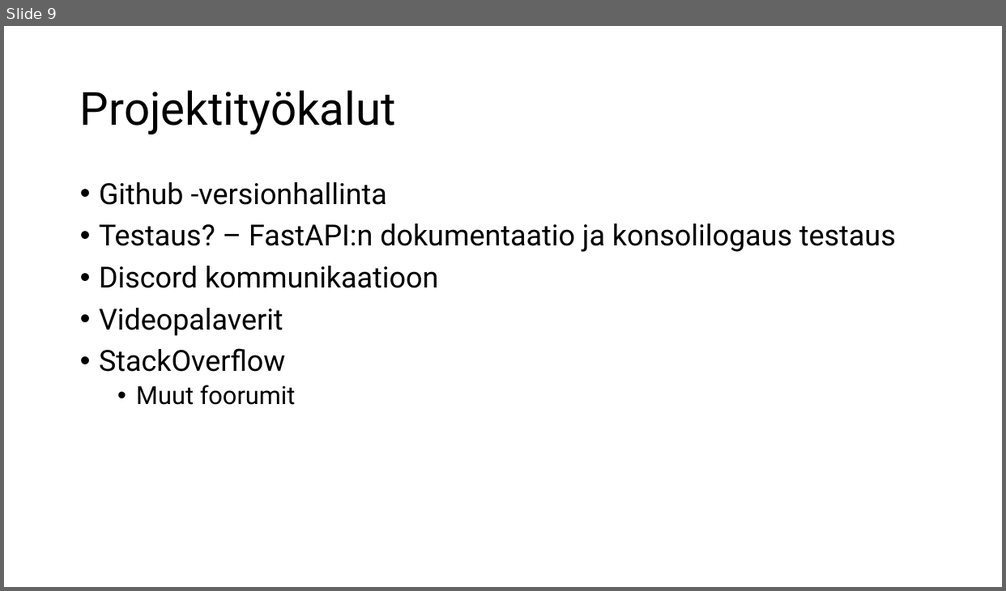
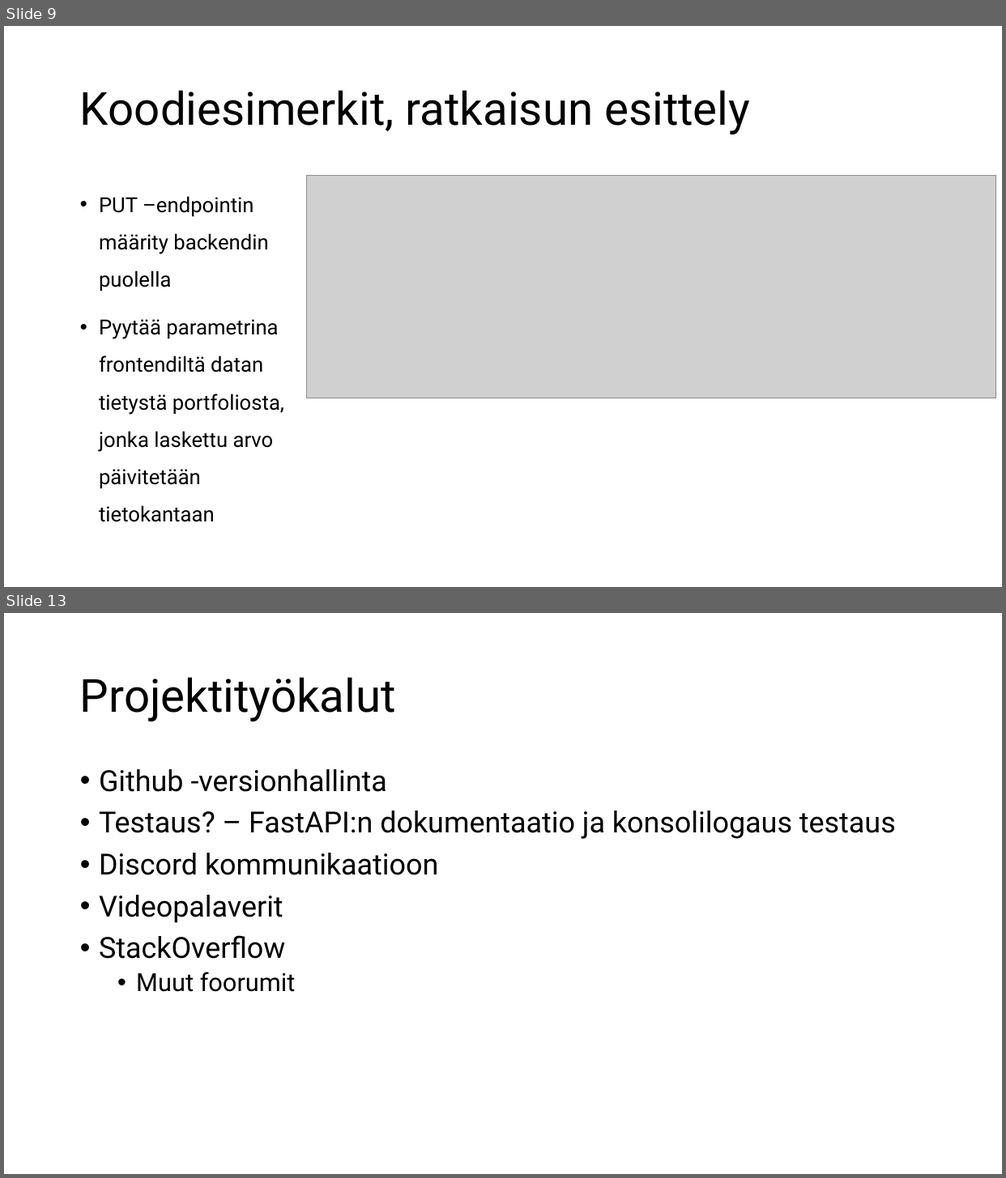
Before and after one commit to eetutaipale/REST_API, a slide deck: Projektiesitys.pptx. Shown one above the other, each under a label of ours: slide 9 before the commit, slides 9 and 13 after it; the slides between them are not shown. The pictures are 1006x591 and 1006x1178 pixels, drawn with LibreOffice and Linux fonts; fonts in the diff are those of the drawing; grey boxes stand for pictures; background and template pictures are left out. Boxes give left, top, right and bottom in pixels: in the first picture for what was removed or moved away, otherwise in the second. Text is boxed around its words. In the diff, an @@ line names an element or a change of style, - is before the commit and + after.

```diff
--- a/Projektiesitys.pptx
+++ b/Projektiesitys.pptx
@@ slide 9 added at (4, 26, 1002, 587), background picture (left out) @@
@@ title added at (80, 90, 750, 135), 44 pt, text #000000 @@
+Koodiesimerkit, ratkaisun esittely
@@ picture added at (307, 176, 997, 399) @@
@@ text added at (99, 196, 284, 523), 20 pt, text #000000 @@
+• PUT –endpointin määrity backendin puolella
+• Pyytää parametrina frontendiltä datan tietystä portfoliosta, jonka laskettu arvo päivitetään tietokantaan
@@ what was slide 9 is now slide 13 @@
```
Also in this commit, not shown: 7 slides changed, 4 other slides added, 2 other files.
